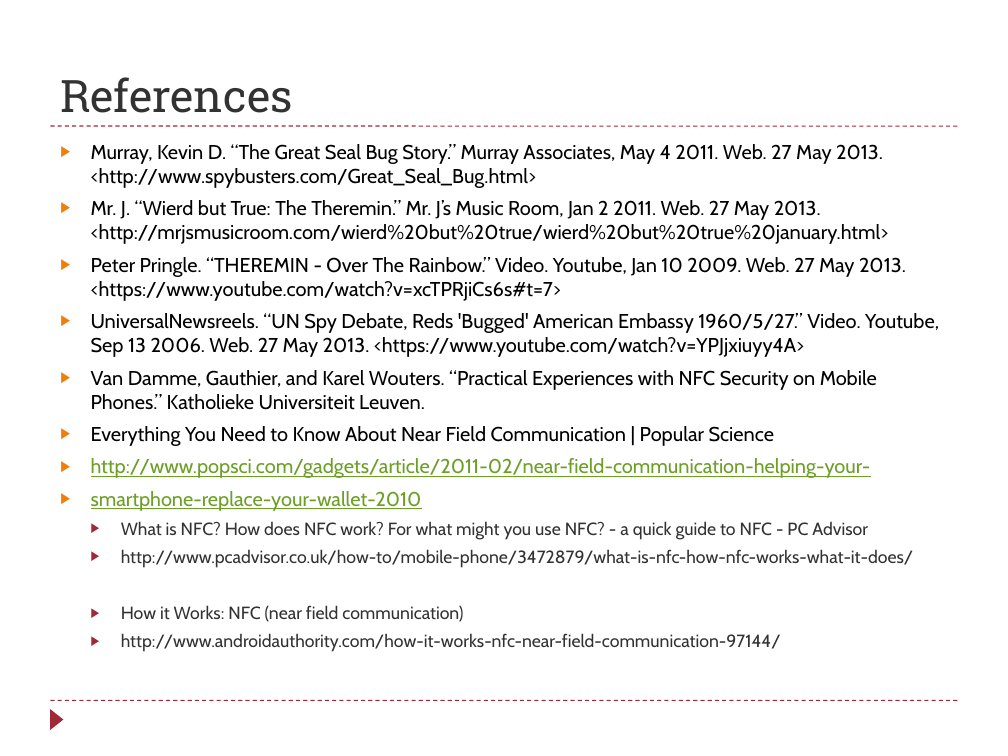
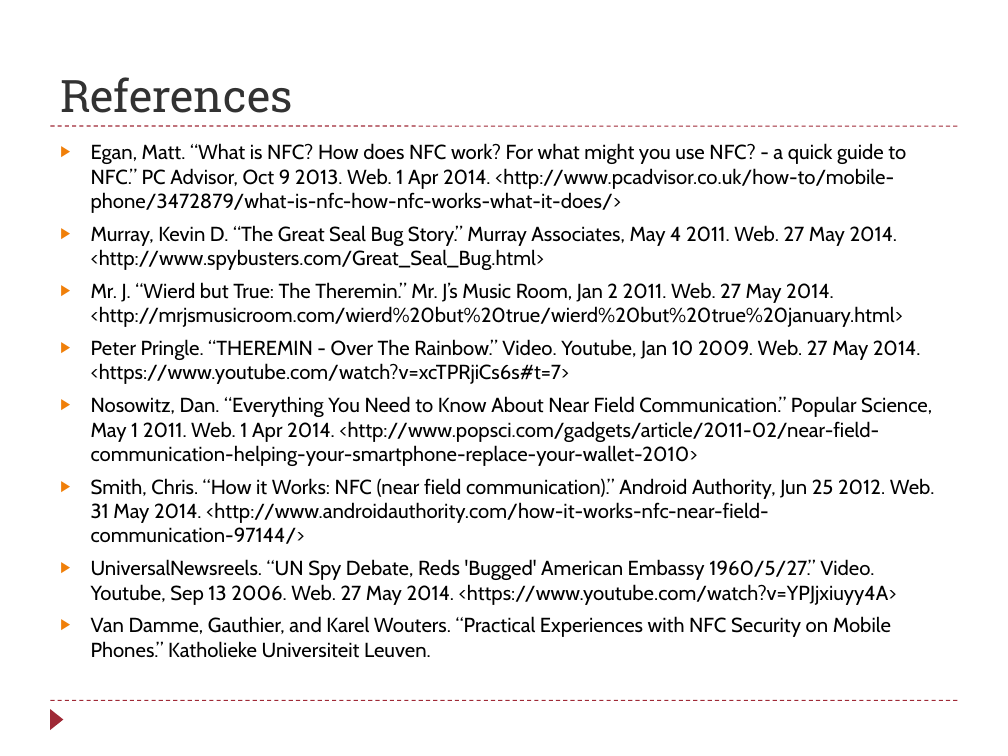
Before and after one commit to raikesd/NFCProject, a slide deck: slide 12 of NFC_brandi.pptx. Drawn at 1008x756 pixels with LibreOffice and Linux fonts; fonts in the diff are those of the drawing. Boxes give left, top, right and bottom in pixels: in the first picture for what was removed or moved away, otherwise in the second. Text is boxed around its words. In the diff, an @@ line names an element or a change of style, - is before the commit and + after.

```diff
--- a/NFC_brandi.pptx
+++ b/NFC_brandi.pptx
@@ text at [91,143,935,605]: text changed; size 14.3 to 14.5 pt @@
-▶ Murray, Kevin D. “The Great Seal Bug Story.” Murray Associates, May 4 2011. Web. 27 May 2013. <http://www.spybusters.com/Great_Seal_Bug.html>
-▶ Mr. J. “Wierd but True: The Theremin.” Mr. J’s Music Room, Jan 2 2011. Web. 27 May 2013. <http://mrjsmusicroom.com/wierd%20but%20true/wierd%20but%20true%20january.html>
-▶ Peter Pringle. “THEREMIN - Over The Rainbow.” Video. Youtube, Jan 10 2009. Web. 27 May 2013. <https://www.youtube.com/watch?v=xcTPRjiCs6s#t=7>
-▶ UniversalNewsreels. “UN Spy Debate, Reds 'Bugged' American Embassy 1960/5/27.” Video. Youtube, Sep 13 2006. Web. 27 May 2013. <https://www.youtube.com/watch?v=YPJjxiuyy4A>
+▶ Egan, Matt. “What is NFC? How does NFC work? For what might you use NFC? - a quick guide to NFC.” PC Advisor, Oct 9 2013. Web. 1 Apr 2014. <http://www.pcadvisor.co.uk/how-to/mobile-phone/3472879/what-is-nfc-how-nfc-works-what-it-does/>
+▶ Murray, Kevin D. “The Great Seal Bug Story.” Murray Associates, May 4 2011. Web. 27 May 2014. <http://www.spybusters.com/Great_Seal_Bug.html>
+▶ Mr. J. “Wierd but True: The Theremin.” Mr. J’s Music Room, Jan 2 2011. Web. 27 May 2014. <http://mrjsmusicroom.com/wierd%20but%20true/wierd%20but%20true%20january.html>
+▶ Peter Pringle. “THEREMIN - Over The Rainbow.” Video. Youtube, Jan 10 2009. Web. 27 May 2014. <https://www.youtube.com/watch?v=xcTPRjiCs6s#t=7>
+▶ Nosowitz, Dan. “Everything You Need to Know About Near Field Communication.” Popular Science, May 1 2011. Web. 1 Apr 2014. <http://www.popsci.com/gadgets/article/2011-02/near-field-communication-helping-your-smartphone-replace-your-wallet-2010>
+▶ Smith, Chris. “How it Works: NFC (near field communication).” Android Authority, Jun 25 2012. Web. 31 May 2014. <http://www.androidauthority.com/how-it-works-nfc-near-field-communication-97144/>
+▶ UniversalNewsreels. “UN Spy Debate, Reds 'Bugged' American Embassy 1960/5/27.” Video. Youtube, Sep 13 2006. Web. 27 May 2014. <https://www.youtube.com/watch?v=YPJjxiuyy4A>
@@ text at [91,426,914,652]: paragraphs removed @@
-▶ Everything You Need to Know About Near Field Communication | Popular Science
-▶ http://www.popsci.com/gadgets/article/2011-02/near-field-communication-helping-your-
-▶ smartphone-replace-your-wallet-2010
-  ▶ What is NFC? How does NFC work? For what might you use NFC? - a quick guide to NFC - PC Advisor
-  ▶ http://www.pcadvisor.co.uk/how-to/mobile-phone/3472879/what-is-nfc-how-nfc-works-what-it-does/
-  ▶ How it Works: NFC (near field communication)
-  ▶ http://www.androidauthority.com/how-it-works-nfc-near-field-communication-97144/
@@ text at [91,616,891,658]: size 14.3 to 14.5 pt in "Van Damme, Gauthier, and Karel Wouters. “Practical ..." @@
```
Also in this commit, not shown: 6 other slides changed, 1 slide added, 1 slide removed, 17 other files.
